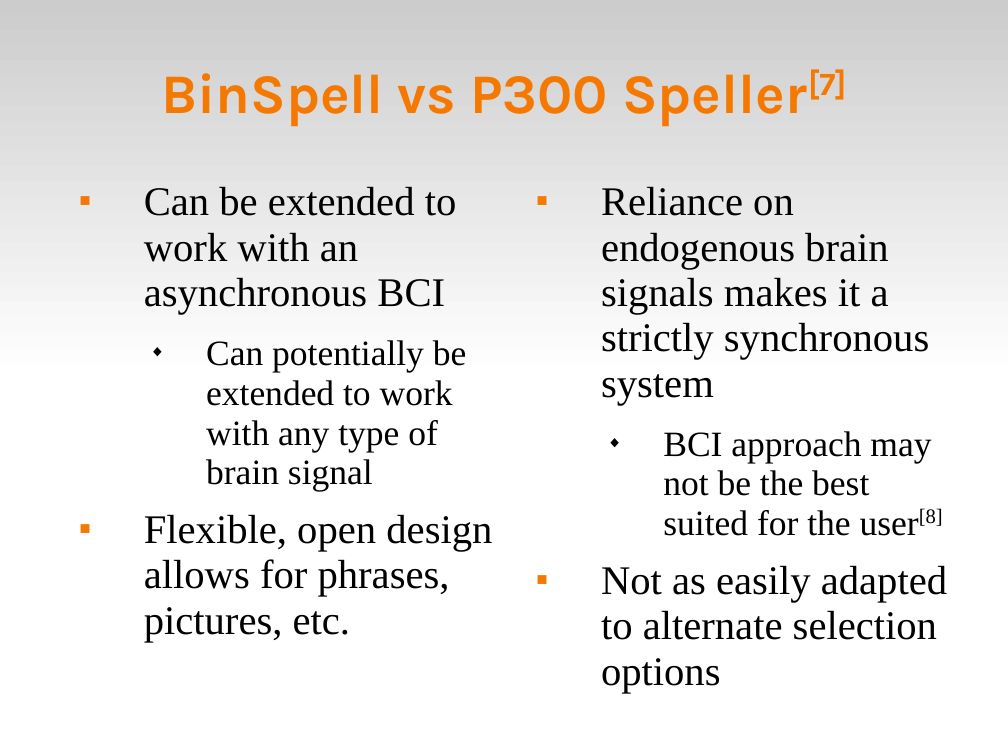
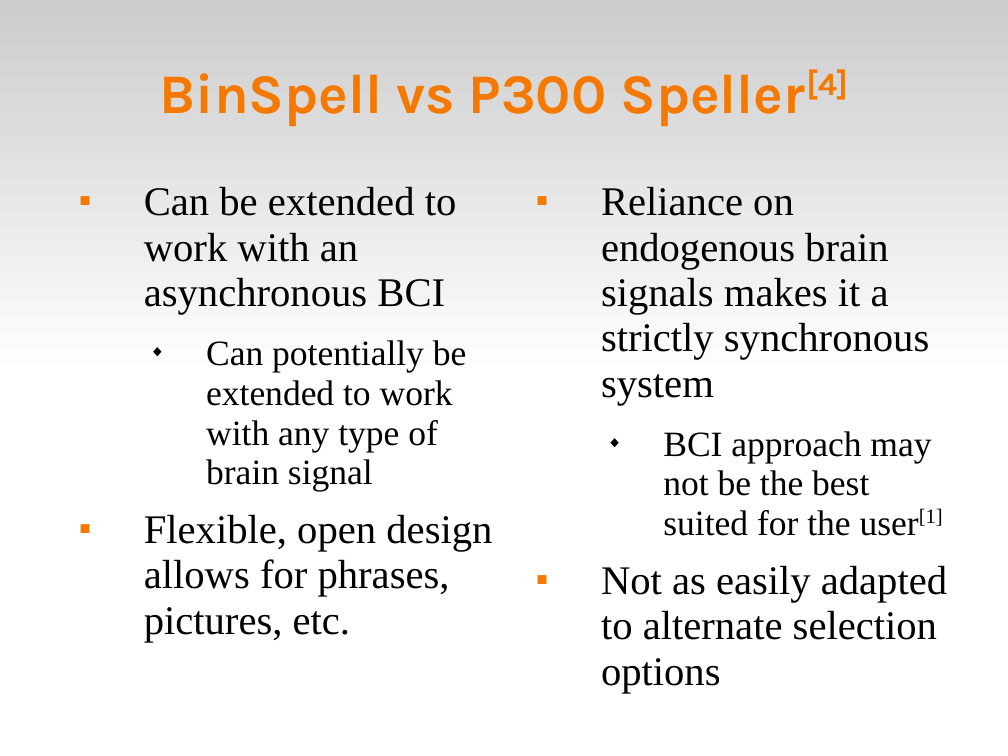
Before and after one commit to abdullah38rcc/BCI-Virtual-Keyboard, a slide deck: slide 19 of circlespell/docs/virtKey.ppt (slide 17 before the commit). Drawn at 1008x756 pixels with LibreOffice and Linux fonts; fonts in the diff are those of the drawing. Boxes give left, top, right and bottom in pixels: in the first picture for what was removed or moved away, otherwise in the second. Text is boxed around its words. In the diff, an @@ line names an element or a change of style, - is before the commit and + after.

```diff
--- a/circlespell/docs/virtKey.ppt
+++ b/circlespell/docs/virtKey.ppt
@@ title at (x1=160, y1=69, x2=848, y2=127): text changed @@
-BinSpell vs P300 Speller[7]
+BinSpell vs P300 Speller[4]
@@ text at (x1=663, y1=431, x2=943, y2=536): text changed @@
-  ◆ BCI approach may not be the best suited for the user[8]
+  ◆ BCI approach may not be the best suited for the user[1]
```
Also in this commit, not shown: 8 other slides changed, 4 slides added, 1 slide removed.
